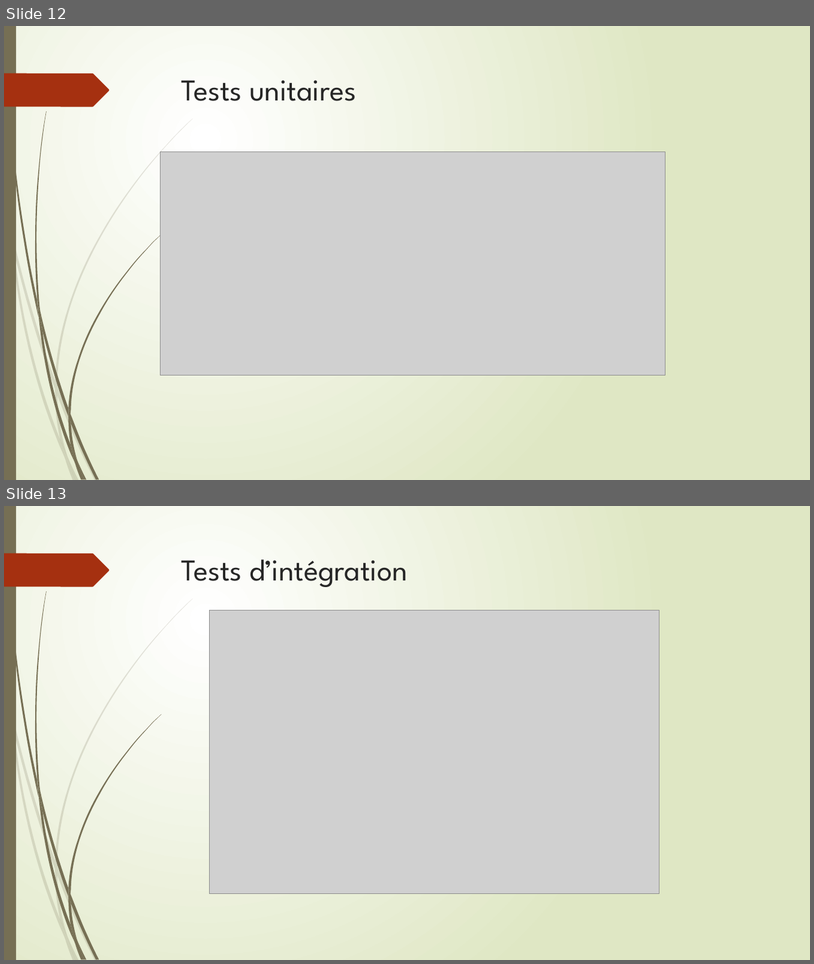
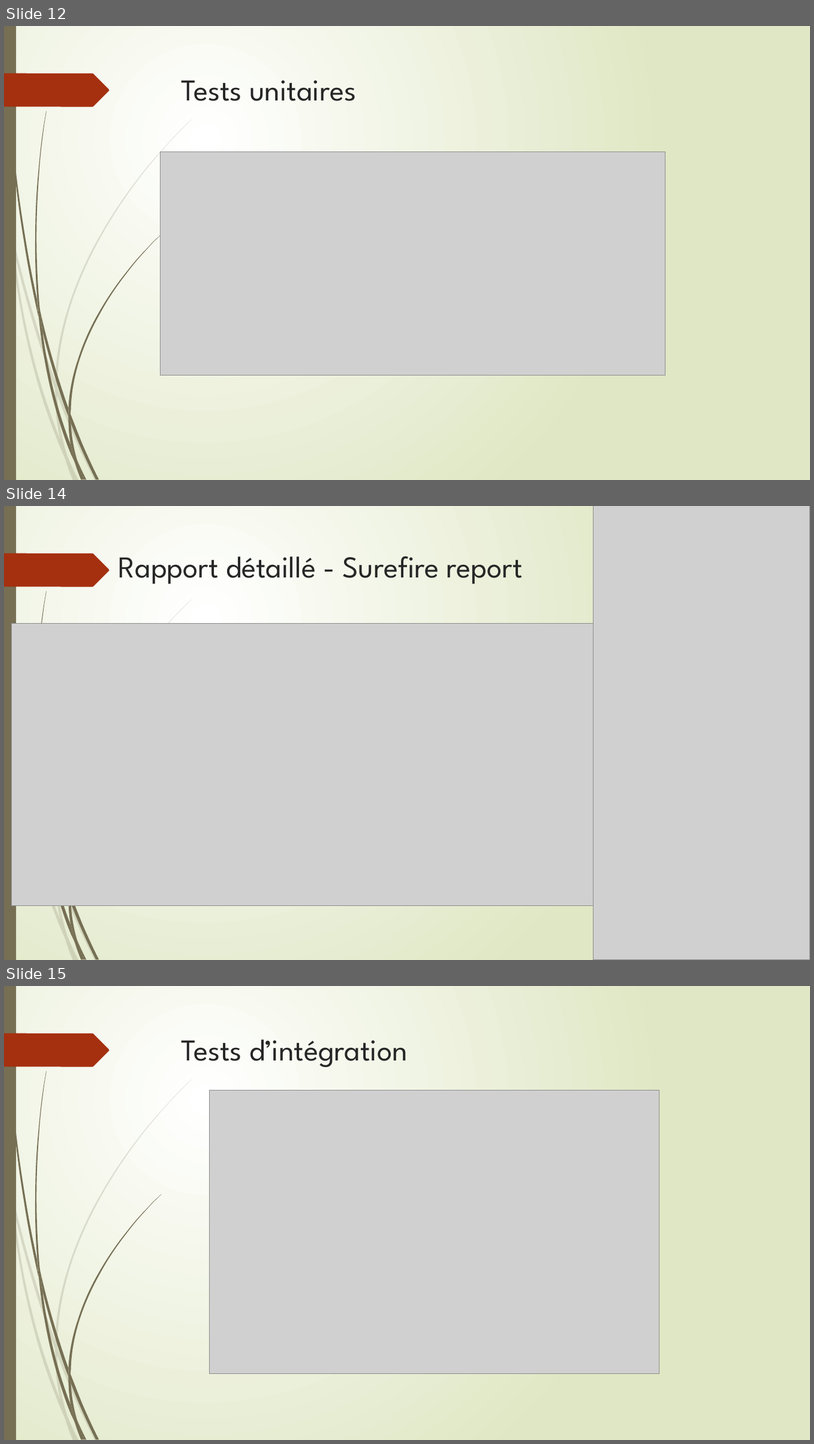
Before and after one commit to GuillBuj/SafetyNetAlerts, a slide deck: captures doc/Presentation.pptx. Shown one above the other, each under a label of ours: slides 12 and 13 before the commit, slides 12, 14 and 15 after it; the slides between them are not shown. The pictures are 814x964 and 814x1444 pixels, drawn with LibreOffice and Linux fonts; fonts in the diff are those of the drawing; grey boxes stand for pictures. Boxes give left, top, right and bottom in pixels: in the first picture for what was removed or moved away, otherwise in the second. Text is boxed around its words. In the diff, an @@ line names an element or a change of style, - is before the commit and + after.

```diff
--- a/captures doc/Presentation.pptx
+++ b/captures doc/Presentation.pptx
@@ slide 14 added at (4, 506, 810, 960), background gradient #FFFFFF to #DFE8C4; not listed: 18 template elements that a slide beside it also shows @@
@@ picture added at (593, 506, 810, 960) @@
@@ title added at (119, 556, 523, 584), 36 pt, text #262626 @@
+Rapport détaillé - Surefire report
@@ picture added at (11, 624, 593, 905) @@
@@ what was slide 13 is now slide 15 @@
```
Also in this commit, not shown: 3 other slides added, 2 other files.
